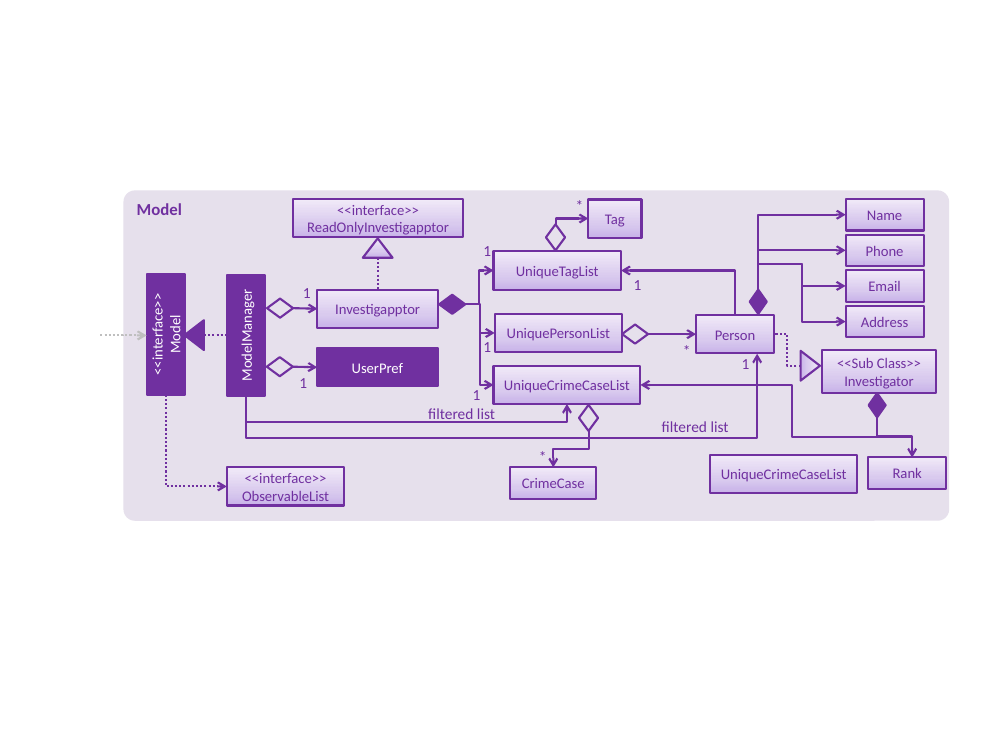
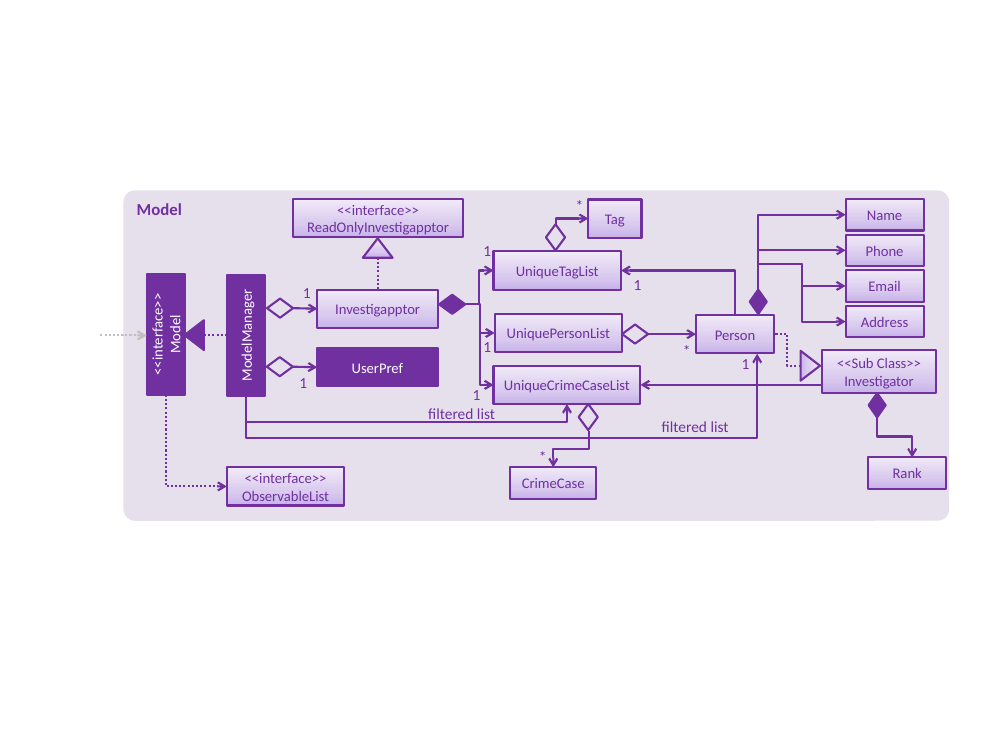
Before and after one commit to quentinkhoo/main, a slide deck: slide 1 of docs/diagrams/ModelComponentClassDiagram.pptx. Drawn at 1008x756 pixels with LibreOffice and Linux fonts; fonts in the diff are those of the drawing. Boxes give left, top, right and bottom in pixels: in the first picture for what was removed or moved away, otherwise in the second. Text is boxed around its words. In the diff, an @@ line names an element or a change of style, - is before the commit and + after.

```diff
--- a/docs/diagrams/ModelComponentClassDiagram.pptx
+++ b/docs/diagrams/ModelComponentClassDiagram.pptx
@@ elbow arrow moved from (879, 437) - (640, 385) to (823, 385) - (640, 385) @@
@@ rectangle removed at [711,455,858,493] @@
-UniqueCrimeCaseList
```
Also in this commit, not shown: 4 other files.
